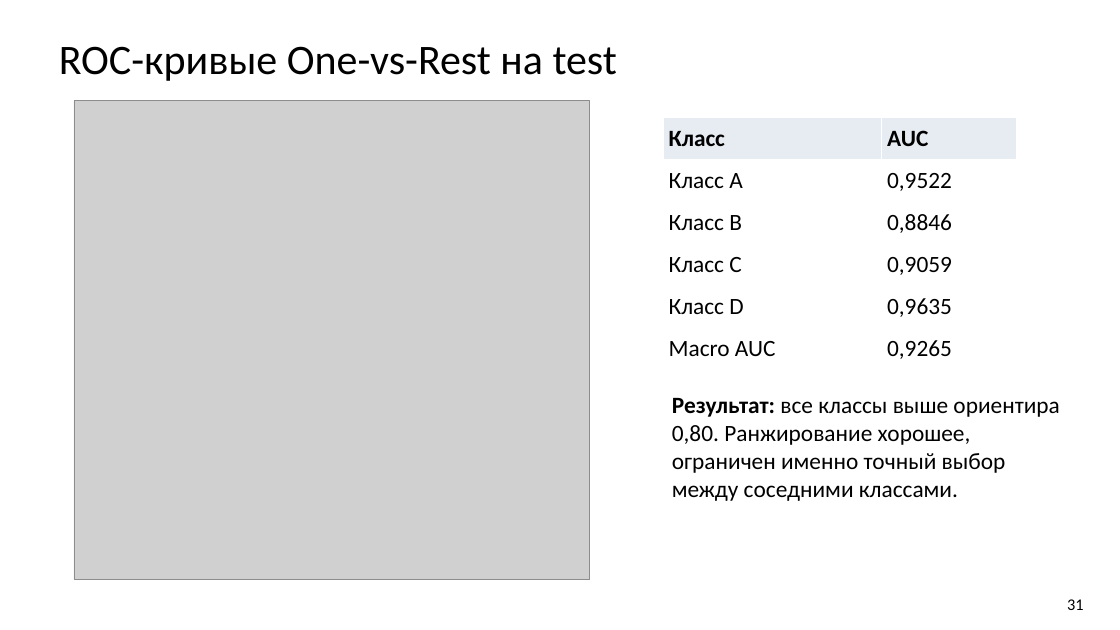
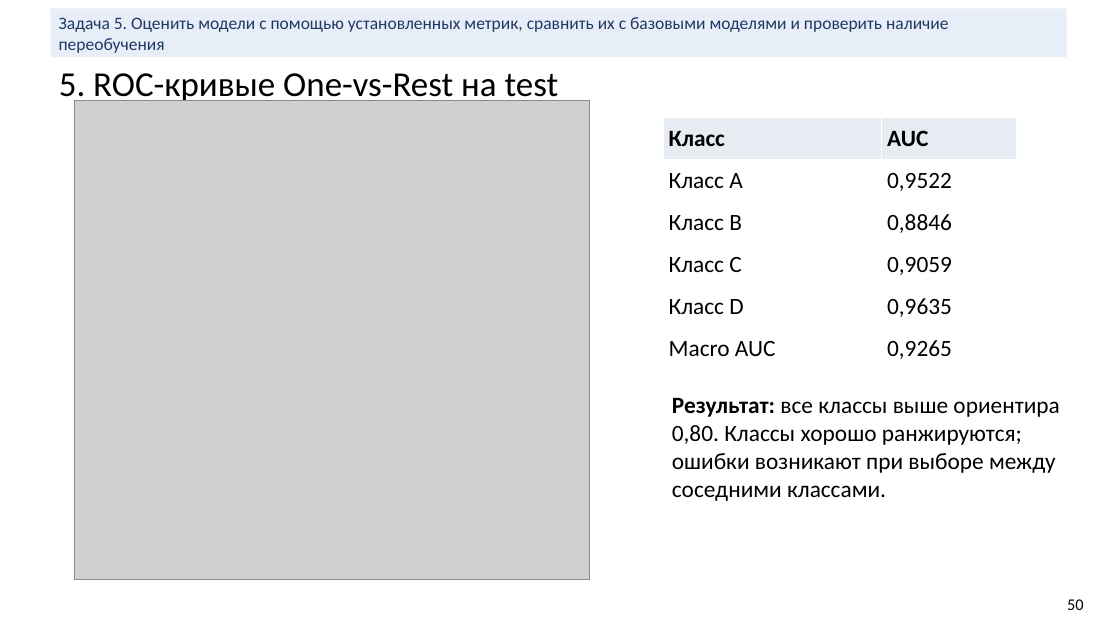
Before and after one commit to bigflyy/nn-uni, a slide deck: slide 50 of labs/lab1/nn-lab-1.pptx (slide 31 before the commit). Drawn at 1120x630 pixels with LibreOffice and Linux fonts; fonts in the diff are those of the drawing; grey boxes stand for pictures. Boxes give left, top, right and bottom in pixels: in the first picture for what was removed or moved away, otherwise in the second. Text is boxed around its words. In the diff, an @@ line names an element or a change of style, - is before the commit and + after.

```diff
--- a/labs/lab1/nn-lab-1.pptx
+++ b/labs/lab1/nn-lab-1.pptx
@@ rectangle added at [50,8,1067,57], fill #E8EEF7, 15 pt, text #1F3864 @@
+Задача 5. Оценить модели с помощью установленных метрик, сравнить их с базовыми моделями и проверить наличие переобучения
@@ title at [59,73,559,105]: text changed; size 36 to 30 pt @@
-ROC-кривые One-vs-Rest на test
+5. ROC-кривые One-vs-Rest на test
@@ text at [672,398,1059,501]: text changed @@
-Результат: все классы выше ориентира 0,80. Ранжирование хорошее, ограничен именно точный выбор между соседними классами.
+Результат: все классы выше ориентира 0,80. Классы хорошо ранжируются; ошибки возникают при выборе между соседними классами.
@@ text at [1067,599,1084,610]: text changed @@
-31
+50
```
Also in this commit, not shown: 41 other slides changed, 19 slides added, 2 slides removed, 19 other files.
